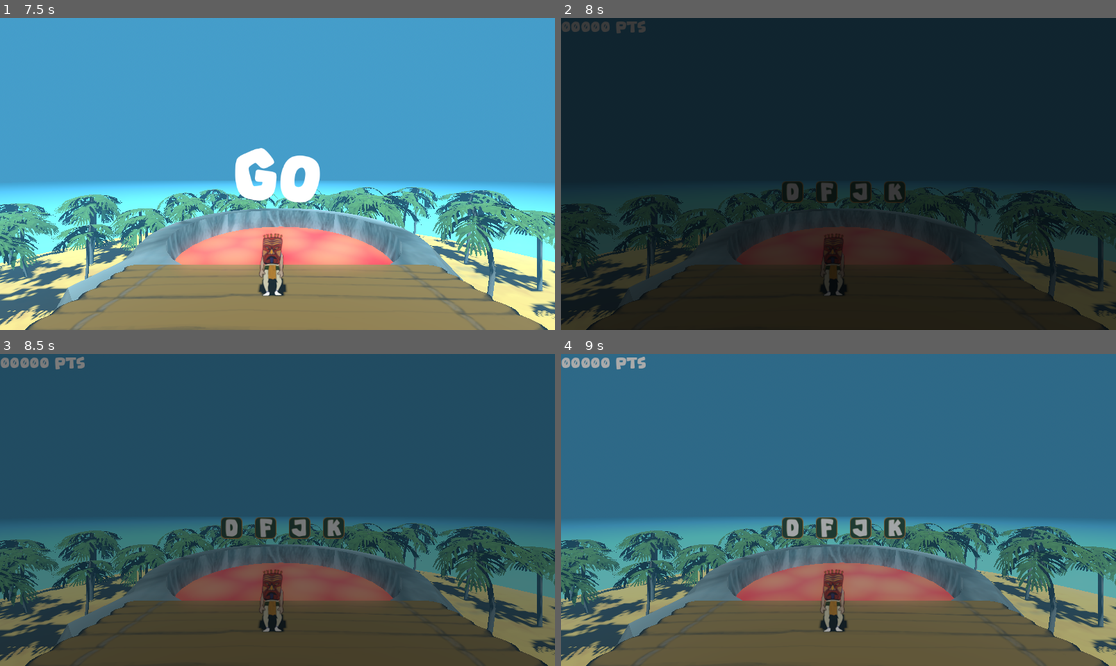
Above: before the commit, frames 1-4 (two rows, left to right).
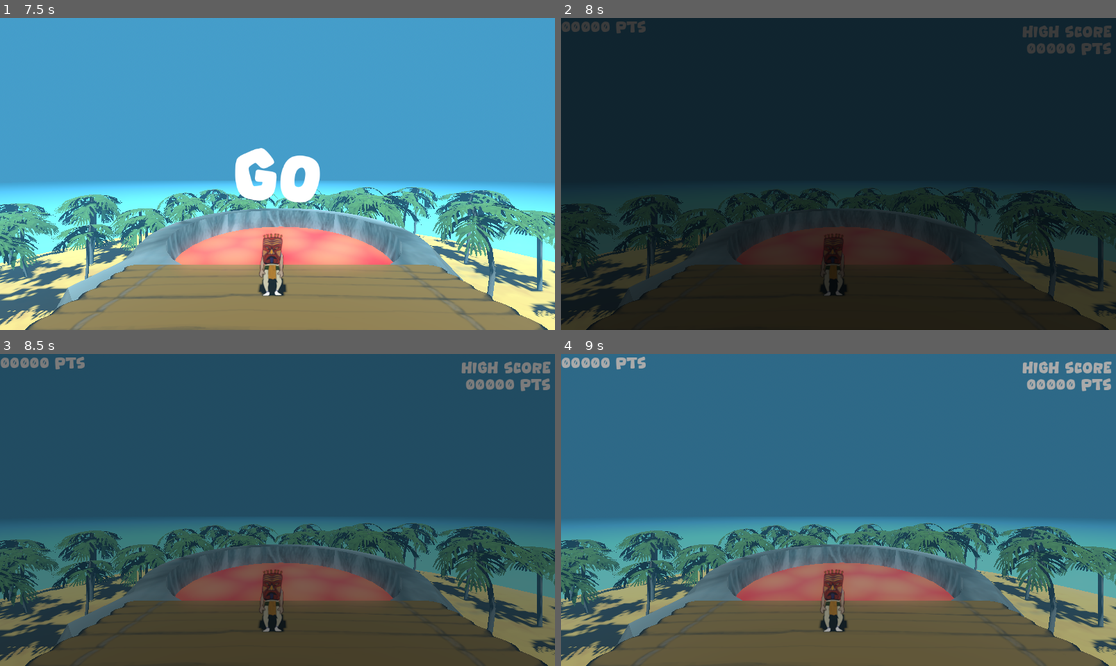
Above: after the commit, the same moments.

Repository: juhanakristian/ggj2026
Game: Godot game, scene res://scenes/main/main.tscn
The game is run twice, just before and just after one commit, with the same random seed, the same clock (stepped at 60 frames per second) and the same inputs. Sound files missing from this copy of the repository are replaced by a short silence.
Inputs:
- Up to frame 1 (7.5 s): tap Enter (ui_accept) at 0.5, 0.77, 1.52, 3.02, 3.77, 4.52, 6.02, 6.77 s
- Up to frame 2 (8 s): tap Enter (ui_accept) at 7.52 s
- Up to frame 3 (8.5 s): no input
- Up to frame 4 (9 s): tap Space at 8.75 s

Frame 1 is identical in both runs. In frame 2, 1.4% of the frame differs, in the area x 39-100%, y 2-60%; in frame 3, 1.8%; in frame 4, 1.8%.

Commit message:
added high-score

Diff:
--- a/mauri/scenes/game/game.tscn
+++ b/mauri/scenes/game/game.tscn
@@ -101,6 +101,34 @@
 press space"
 label_settings = SubResource("LabelSettings_kp23o")
 
+[node name="HighScoreLabel" type="Label" parent="GameUI" unique_id=876099266]
+anchors_preset = 1
+anchor_left = 1.0
+anchor_right = 1.0
+offset_left = -272.0
+offset_top = 45.0
+offset_right = -9.0
+offset_bottom = 84.0
+grow_horizontal = 0
+theme_override_fonts/font = ExtResource("3_5jirj")
+theme_override_font_sizes/font_size = 28
+text = "00000 PTS"
+horizontal_alignment = 2
+
+[node name="HighScoreTitleLabel" type="Label" parent="GameUI" unique_id=1227614975]
+anchors_preset = 1
+anchor_left = 1.0
+anchor_right = 1.0
+offset_left = -214.0
+offset_top = 10.0
+offset_right = -9.0
+offset_bottom = 48.0
+grow_horizontal = 0
+theme_override_fonts/font = ExtResource("3_5jirj")
+theme_override_font_sizes/font_size = 28
+text = "HiGH SCORE"
+horizontal_alignment = 2
+
 [connection signal="note_mask_updated" from="NoteController" to="Dancer" method="_on_note_mask_updated"]
 [connection signal="note_pressed" from="NoteController" to="Level" method="_on_note_controller_note_pressed"]
 [connection signal="note_released" from="NoteController" to="Level" method="_on_note_controller_note_released"]
--- a/mauri/scenes/game/src/game.gd
+++ b/mauri/scenes/game/src/game.gd
@@ -14,9 +14,18 @@
 @onready var note_container: Node3D = $NoteContainer
 
 @onready var reset_label: Label = $GameUI/ResetLabel
+@onready var high_score_label: Label = $GameUI/HighScoreLabel
 
+## Stores the high score
+var high_score = 0
 
 signal game_started()
+
+func update_high_score(new_score) -> void:
+	if new_score > high_score:
+		high_score = new_score
+	high_score_label.text = level.format_points(high_score) + " PTS"
+
 
 ## Sets processing flags
 func set_processing(enabled : bool):
@@ -72,10 +81,14 @@
 	note_controller.lock_controller(false)
 
 
+
 func _on_music_player_finished() -> void:
 	state = State.END
 	level.enable_level(false)
 	reset_label.visible = true
 
+	note_container.visible = false
 	game_ui.visible = true
 	note_controller.lock_controller(true)
+	update_high_score(level.points)
+	level.visible = false
